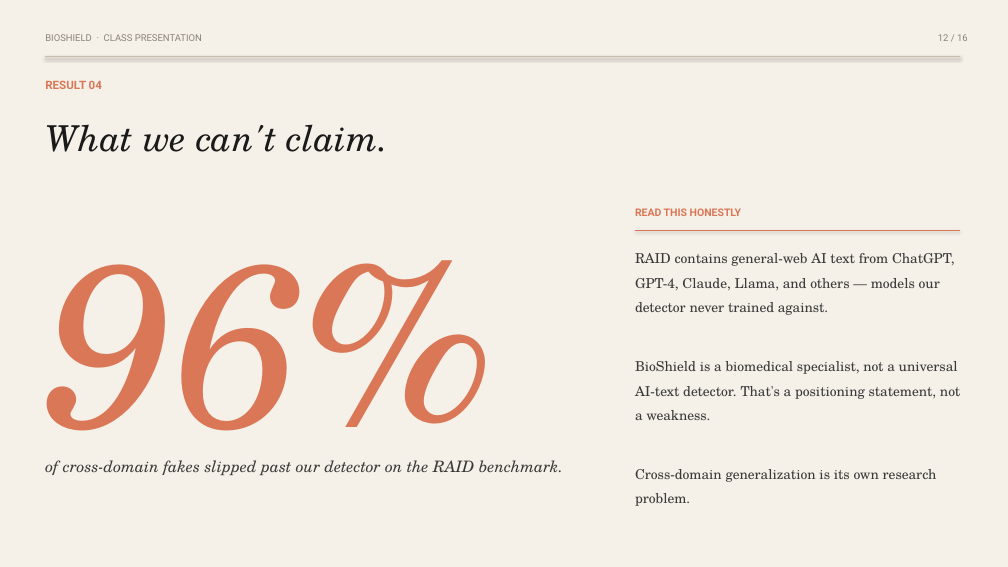
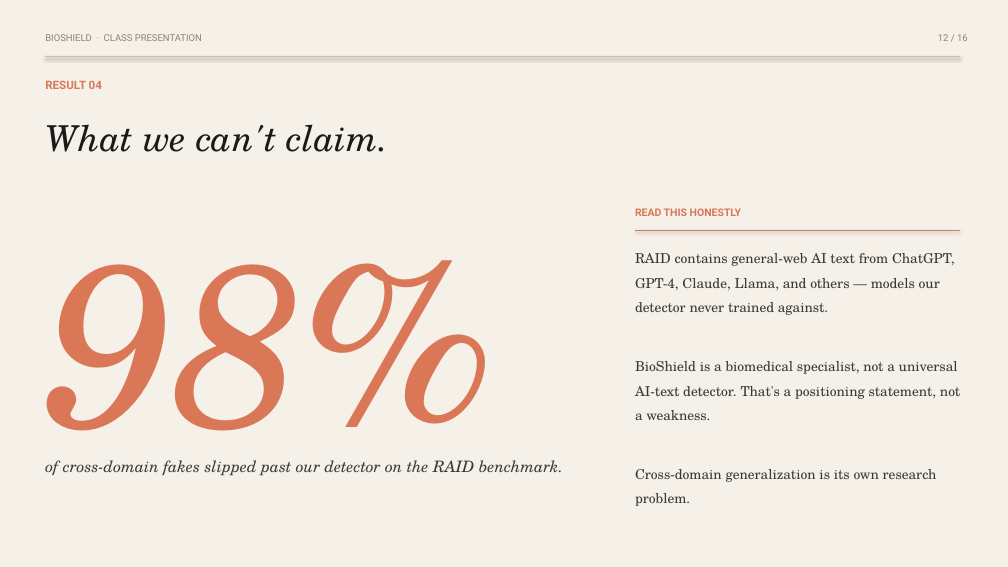
Before and after one commit to Rayudualapati-25/BioShield, a slide deck: slide 12 of experiments/BioShield_class_presentation_v2.pptx. Drawn at 1008x567 pixels with LibreOffice and Linux fonts; fonts in the diff are those of the drawing. Boxes give left, top, right and bottom in pixels: in the first picture for what was removed or moved away, otherwise in the second. Text is boxed around its words. In the diff, an @@ line names an element or a change of style, - is before the commit and + after.

```diff
--- a/experiments/BioShield_class_presentation_v2.pptx
+++ b/experiments/BioShield_class_presentation_v2.pptx
@@ text at [45,260,494,475]: text changed @@
-96%
+98%
```
Also in this commit, not shown: 7 other slides changed, 1 slide added, 1 slide removed, 28 other files.
